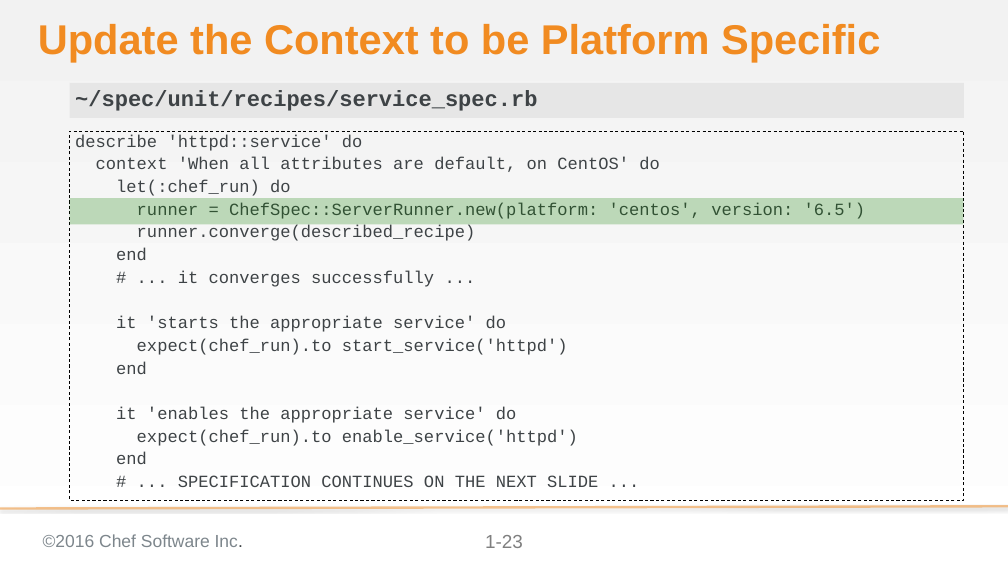
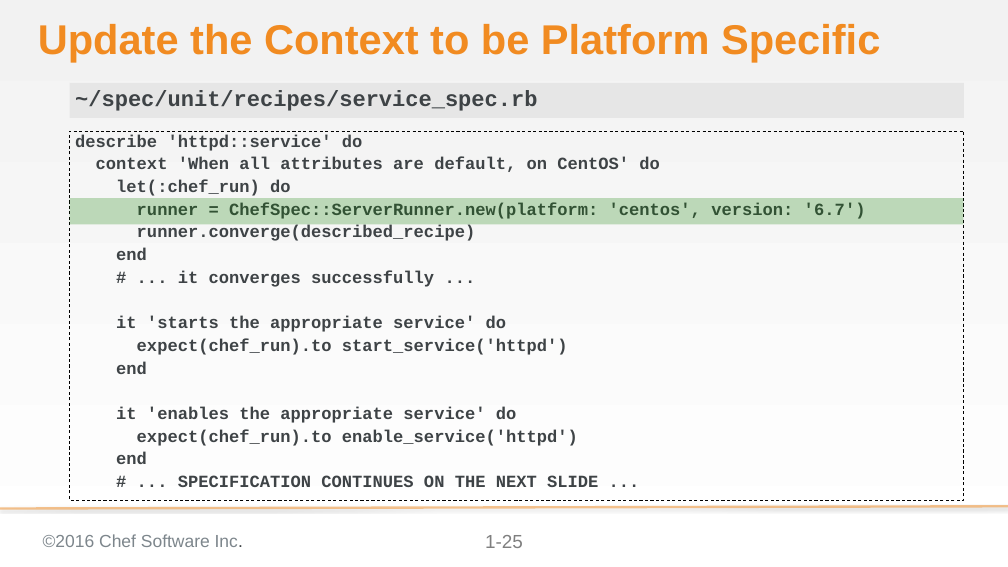
Before and after one commit to chef-training/test_driven_cookbook_development, a slide deck: slide 25 of 08-refactoring_for_multiple_platforms.pptx (slide 23 before the commit). Drawn at 1008x567 pixels with LibreOffice and Linux fonts; fonts in the diff are those of the drawing; background and template pictures are left out. Boxes give left, top, right and bottom in pixels: in the first picture for what was removed or moved away, otherwise in the second. Text is boxed around its words. In the diff, an @@ line names an element or a change of style, - is before the commit and + after.

```diff
--- a/08-refactoring_for_multiple_platforms.pptx
+++ b/08-refactoring_for_multiple_platforms.pptx
@@ text at [75, 134, 660, 487]: bold on in "describe 'httpd::service' do", "context 'When all attributes are default, on ...", "let(:chef_run) do", "runner.converge(described_recipe)" and 9 more places @@
@@ text at [137, 202, 866, 219]: text changed; bold on @@
-runner = ChefSpec::ServerRunner.new(platform: 'centos', version: '6.5')
+runner = ChefSpec::ServerRunner.new(platform: 'centos', version: '6.7')
@@ page number at [485, 535, 523, 548]: text changed @@
-1-23
+1-25
```
Also in this commit, not shown: 36 other slides changed, 3 slides added.
